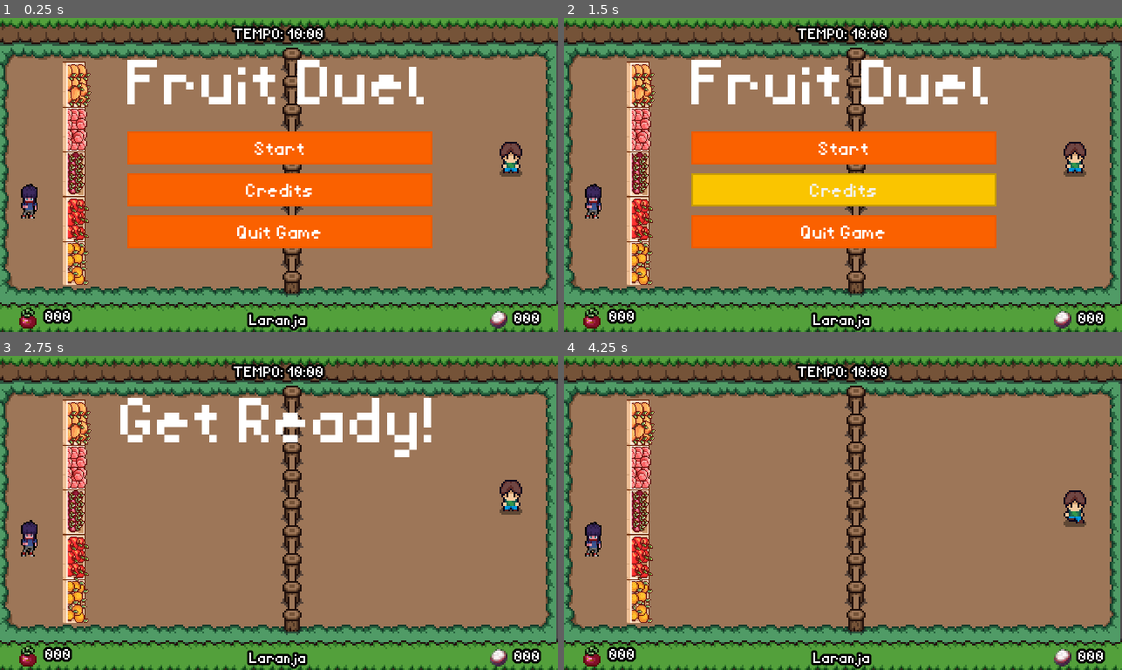
Above: before the commit, frames 1-4 (two rows, left to right).
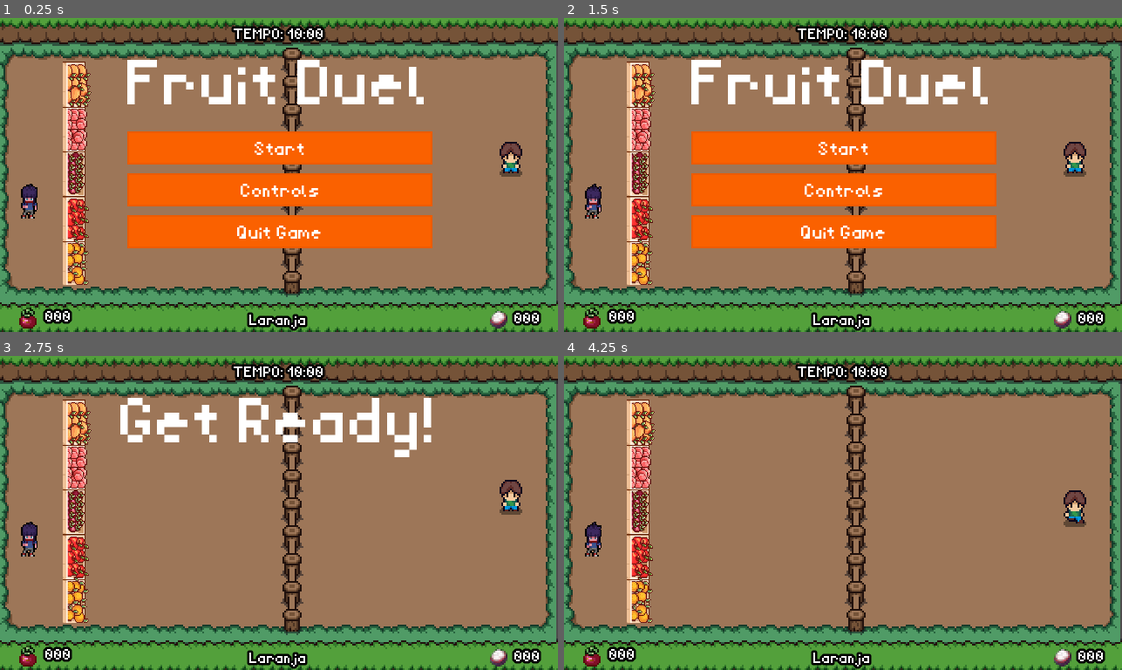
Above: after the commit, the same moments.

Repository: victorcto/fruit-duel
Game: Godot game, scene res://levels/scenes/test_level.tscn
Two runs of this game, one before a commit and one after it. Both use one fixed random seed, a clock stepped at 60 frames per second and the inputs below. The project has no main scene, so this scene is started directly.
Inputs (mouse positions are in pixels of both pictures, inside the frame that each line leads up to):
- Up to frame 1 (0.25 s): no input
- Up to frame 2 (1.5 s): click "Credits" (after the commit: "Controls") at 0.5 s; click (619, 43) at 1.25 s, where only the run after the commit has a clickable "Back"
- Up to frame 3 (2.75 s): click "Start" at 2 s
- Up to frame 4 (4.25 s): move the mouse to (965, 497) at 2.77 s; hold D (move_right) 2.78-3.53 s; tap G (cut) at 2.85 s; move the mouse to (731, 528) at 3.52 s; hold S (move_down) from 3.53 s (still down); click (731, 528) at 3.6 s

The runs differ from the first frame. In frame 1, 0.3% of the frame differs, in the area x 43-58%, y 52-57%; in frame 2, 5.8%, in the area x 3-78%, y 49-62%; in frame 3, 0.1%; in frame 4, less than 0.1%.

Commit message:
Adicionado página de controles

Diff:
--- /dev/null
+++ b/hud/Scripts/controls_screen.gd
@@ -0,0 +1,15 @@
+extends Control
+
+
+# Called when the node enters the scene tree for the first time.
+func _ready():
+	pass # Replace with function body.
+
+
+# Called every frame. 'delta' is the elapsed time since the previous frame.
+func _process(delta):
+	pass
+
+
+func _on_button_pressed():
+	get_tree().change_scene_to_file("res://levels/scenes/test_level.tscn")
--- /dev/null
+++ b/hud/controls_screen.tscn
@@ -0,0 +1,296 @@
+[gd_scene load_steps=7 format=3 uid="uid://rrrg3o15q2rt"]
+
+[ext_resource type="FontFile" uid="uid://d4em1btfmi0dj" path="res://assets/fonts/RevMiniPixel.ttf" id="1_ehb73"]
+[ext_resource type="Script" path="res://hud/Scripts/controls_screen.gd" id="1_mbyg2"]
+
+[sub_resource type="StyleBoxEmpty" id="StyleBoxEmpty_rru20"]
+
+[sub_resource type="StyleBoxEmpty" id="StyleBoxEmpty_gfgre"]
+
+[sub_resource type="StyleBoxEmpty" id="StyleBoxEmpty_lsd5f"]
+
+[sub_resource type="StyleBoxEmpty" id="StyleBoxEmpty_agii3"]
+
+[node name="controls_screen" type="Control"]
+layout_mode = 3
+anchors_preset = 15
+anchor_right = 1.0
+anchor_bottom = 1.0
+grow_horizontal = 2
+grow_vertical = 2
+script = ExtResource("1_mbyg2")
+
+[node name="ColorRect" type="ColorRect" parent="."]
+layout_mode = 1
+anchors_preset = 15
+anchor_right = 1.0
+anchor_bottom = 1.0
+grow_horizontal = 2
+grow_vertical = 2
+color = Color(0.980392, 0.380392, 0, 1)
+
+[node name="ControlTitle" type="Label" parent="."]
+layout_mode = 1
+anchors_preset = 5
+anchor_left = 0.5
+anchor_right = 0.5
+offset_left = -87.0
+offset_right = 87.0
+offset_bottom = 35.0
+grow_horizontal = 2
+theme_override_colors/font_color = Color(1, 1, 1, 1)
+theme_override_fonts/font = ExtResource("1_ehb73")
+theme_override_font_sizes/font_size = 20
+text = "Controls"
+horizontal_alignment = 1
+vertical_alignment = 1
+
+[node name="Player_1" type="Label" parent="."]
+layout_mode = 1
+offset_left = 127.0
+offset_top = 31.0
+offset_right = 205.0
+offset_bottom = 55.0
+theme_override_colors/font_color = Color(1, 1, 1, 1)
+theme_override_fonts/font = ExtResource("1_ehb73")
+theme_override_font_sizes/font_size = 10
+text = "Player 1"
+horizontal_alignment = 1
+vertical_alignment = 1
+
+[node name="Player_2" type="Label" parent="."]
+layout_mode = 1
+offset_left = 215.0
+offset_top = 31.0
+offset_right = 293.0
+offset_bottom = 55.0
+theme_override_colors/font_color = Color(1, 1, 1, 1)
+theme_override_fonts/font = ExtResource("1_ehb73")
+theme_override_font_sizes/font_size = 10
+text = "Player 2"
+horizontal_alignment = 1
+vertical_alignment = 1
+
+[node name="Walk_up" type="Label" parent="."]
+layout_mode = 1
+offset_left = 2.0
+offset_top = 62.0
+offset_right = 80.0
+offset_bottom = 86.0
+theme_override_colors/font_color = Color(1, 1, 1, 1)
+theme_override_fonts/font = ExtResource("1_ehb73")
+theme_override_font_sizes/font_size = 10
+text = "Walk up"
+horizontal_alignment = 1
+vertical_alignment = 1
+
+[node name="Up_arrow" type="Label" parent="."]
+layout_mode = 1
+offset_left = 122.0
+offset_top = 62.0
+offset_right = 200.0
+offset_bottom = 86.0
+theme_override_colors/font_color = Color(1, 1, 1, 1)
+theme_override_fonts/font = ExtResource("1_ehb73")
+theme_override_font_sizes/font_size = 10
+text = "Up arrow"
+horizontal_alignment = 1
+vertical_alignment = 1
+
+[node name="W" type="Label" parent="."]
+layout_mode = 1
+offset_left = 212.0
+offset_top = 64.0
+offset_right = 290.0
+offset_bottom = 88.0
+theme_override_colors/font_color = Color(1, 1, 1, 1)
+theme_override_fonts/font = ExtResource("1_ehb73")
+theme_override_font_sizes/font_size = 10
+text = "W"
+horizontal_alignment = 1
+vertical_alignment = 1
+
+[node name="Walk_down" type="Label" parent="."]
+layout_mode = 1
+offset_left = 8.0
+offset_top = 77.0
+offset_right = 86.0
+offset_bottom = 101.0
+theme_override_colors/font_color = Color(1, 1, 1, 1)
+theme_override_fonts/font = ExtResource("1_ehb73")
+theme_override_font_sizes/font_size = 10
+text = "Walk down"
+horizontal_alignment = 1
+vertical_alignment = 1
+
+[node name="S" type="Label" parent="."]
+layout_mode = 1
+offset_left = 212.0
+offset_top = 78.0
+offset_right = 290.0
+offset_bottom = 102.0
+theme_override_colors/font_color = Color(1, 1, 1, 1)
+theme_override_fonts/font = ExtResource("1_ehb73")
+theme_override_font_sizes/font_size = 10
+text = "S"
+horizontal_alignment = 1
+vertical_alignment = 1
+
+[node name="down_arrow" type="Label" parent="."]
+layout_mode = 1
+offset_left = 121.0
+offset_top = 79.0
+offset_right = 199.0
+offset_bottom = 103.0
+theme_override_colors/font_color = Color(1, 1, 1, 1)
+theme_override_fonts/font = ExtResource("1_ehb73")
+theme_override_font_sizes/font_size = 10
+text = "Down arrow"
+horizontal_alignment = 1
+vertical_alignment = 1
+
+[node name="Walk_left" type="Label" parent="."]
+layout_mode = 1
+offset_left = 6.0
+offset_top = 95.0
+offset_right = 84.0
+offset_bottom = 119.0
+theme_override_colors/font_color = Color(1, 1, 1, 1)
+theme_override_fonts/font = ExtResource("1_ehb73")
+theme_override_font_sizes/font_size = 10
+text = "Walk left"
+horizontal_alignment = 1
+vertical_alignment = 1
+
+[node name="Left_arrow" type="Label" parent="."]
+layout_mode = 1
+offset_left = 121.0
+offset_top = 96.0
+offset_right = 199.0
+offset_bottom = 120.0
+theme_override_colors/font_color = Color(1, 1, 1, 1)
+theme_override_fonts/font = ExtResource("1_ehb73")
+theme_override_font_sizes/font_size = 10
+text = "Left arrow"
+horizontal_alignment = 1
+vertical_alignment = 1
+
+[node name="A" type="Label" parent="."]
+layout_mode = 1
+offset_left = 211.0
+offset_top = 96.0
+offset_right = 289.0
+offset_bottom = 120.0
+theme_override_colors/font_color = Color(1, 1, 1, 1)
+theme_override_fonts/font = ExtResource("1_ehb73")
+theme_override_font_sizes/font_size = 10
+text = "A"
+horizontal_alignment = 1
+vertical_alignment = 1
+
+[node name="Walk_right" type="Label" parent="."]
+layout_mode = 1
+offset_left = 9.0
+offset_top = 111.0
+offset_right = 87.0
+offset_bottom = 135.0
+theme_override_colors/font_color = Color(1, 1, 1, 1)
+theme_override_fonts/font = ExtResource("1_ehb73")
+theme_override_font_sizes/font_size = 10
+text = "Walk right"
+horizontal_alignment = 1
+vertical_alignment = 1
+
+[node name="Right_arrow" type="Label" parent="."]
+layout_mode = 1
+offset_left = 121.0
+offset_top = 112.0
+offset_right = 199.0
+offset_bottom = 136.0
+theme_override_colors/font_color = Color(1, 1, 1, 1)
+theme_override_fonts/font = ExtResource("1_ehb73")
+theme_override_font_sizes/font_size = 10
+text = "Right arrow"
+horizontal_alignment = 1
+vertical_alignment = 1
+
+[node name="D" type="Label" parent="."]
+layout_mode = 1
+offset_left = 212.0
+offset_top = 112.0
+offset_right = 290.0
+offset_bottom = 136.0
+theme_override_colors/font_color = Color(1, 1, 1, 1)
+theme_override_fonts/font = ExtResource("1_ehb73")
+theme_override_font_sizes/font_size = 10
+text = "D"
+horizontal_alignment = 1
+vertical_alignment = 1
+
+[node name="Throw" type="Label" parent="."]
+layout_mode = 1
+offset_left = 5.0
+offset_top = 128.0
+offset_right = 64.0
+offset_bottom = 152.0
+theme_override_colors/font_color = Color(1, 1, 1, 1)
+theme_override_fonts/font = ExtResource("1_ehb73")
+theme_override_font_sizes/font_size = 10
+text = "Trow"
+horizontal_alignment = 1
+vertical_alignment = 1
+
+[node name="Left_mouse" type="Label" parent="."]
+layout_mode = 1
+offset_left = 120.0
+offset_top = 129.0
+offset_right = 198.0
+offset_bottom = 153.0
+theme_override_colors/font_color = Color(1, 1, 1, 1)
+theme_override_fonts/font = ExtResource("1_ehb73")
+theme_override_font_sizes/font_size = 10
+text = "Left mouse"
+horizontal_alignment = 1
+vertical_alignment = 1
+
+[node name="Cut" type="Label" parent="."]
+layout_mode = 1
+offset_left = 1.0
+offset_top = 144.0
+offset_right = 60.0
+offset_bottom = 168.0
+theme_override_colors/font_color = Color(1, 1, 1, 1)
+theme_override_fonts/font = ExtResource("1_ehb73")
+theme_override_font_sizes/font_size = 10
+text = "Cut"
+horizontal_alignment = 1
+vertical_alignment = 1
+
+[node name="G" type="Label" parent="."]
+layout_mode = 1
+offset_left = 211.0
+offset_top = 148.0
+offset_right = 289.0
+offset_bottom = 172.0
+theme_override_colors/font_color = Color(1, 1, 1, 1)
+theme_override_fonts/font = ExtResource("1_ehb73")
+theme_override_font_sizes/font_size = 10
+text = "G"
+horizontal_alignment = 1
+vertical_alignment = 1
+
+[node name="Button" type="Button" parent="."]
+layout_mode = 0
+offset_left = 21.0
+offset_top = 8.0
+offset_right = 46.0
+offset_bottom = 22.0
+theme_override_fonts/font = ExtResource("1_ehb73")
+theme_override_font_sizes/font_size = 10
+theme_override_styles/normal = SubResource("StyleBoxEmpty_rru20")
+theme_override_styles/hover = SubResource("StyleBoxEmpty_gfgre")
+theme_override_styles/pressed = SubResource("StyleBoxEmpty_lsd5f")
+theme_override_styles/focus = SubResource("StyleBoxEmpty_agii3")
+text = "Back"
+
+[connection signal="pressed" from="Button" to="." method="_on_button_pressed"]
--- a/hud/hud.gd
+++ b/hud/hud.gd
@@ -38,3 +38,11 @@
 
 func _on_messager_timer_timeout():
 	message_label.hide()
+
+
+func _on_credits_button_pressed():
+	get_tree().change_scene_to_file("res://hud/controls_screen.tscn")
+
+
+func _on_quit_button_pressed():
+	get_tree().quit()
--- a/hud/hud.tscn
+++ b/hud/hud.tscn
@@ -107,7 +107,7 @@
 theme_override_styles/hover = SubResource("StyleBoxFlat_32mge")
 theme_override_styles/pressed = SubResource("StyleBoxFlat_cpjyj")
 theme_override_styles/focus = SubResource("StyleBoxFlat_c2hkt")
-text = "Credits"
+text = "Controls"
 
 [node name="HSeparator2" type="HSeparator" parent="Control/VBoxContainer"]
 layout_mode = 2
@@ -129,4 +129,6 @@
 one_shot = true
 
 [connection signal="pressed" from="Control/VBoxContainer/StartButton" to="." method="_on_start_button_pressed"]
+[connection signal="pressed" from="Control/VBoxContainer/CreditsButton" to="." method="_on_credits_button_pressed"]
+[connection signal="pressed" from="Control/VBoxContainer/QuitButton" to="." method="_on_quit_button_pressed"]
 [connection signal="timeout" from="MessagerTimer" to="." method="_on_messager_timer_timeout"]
